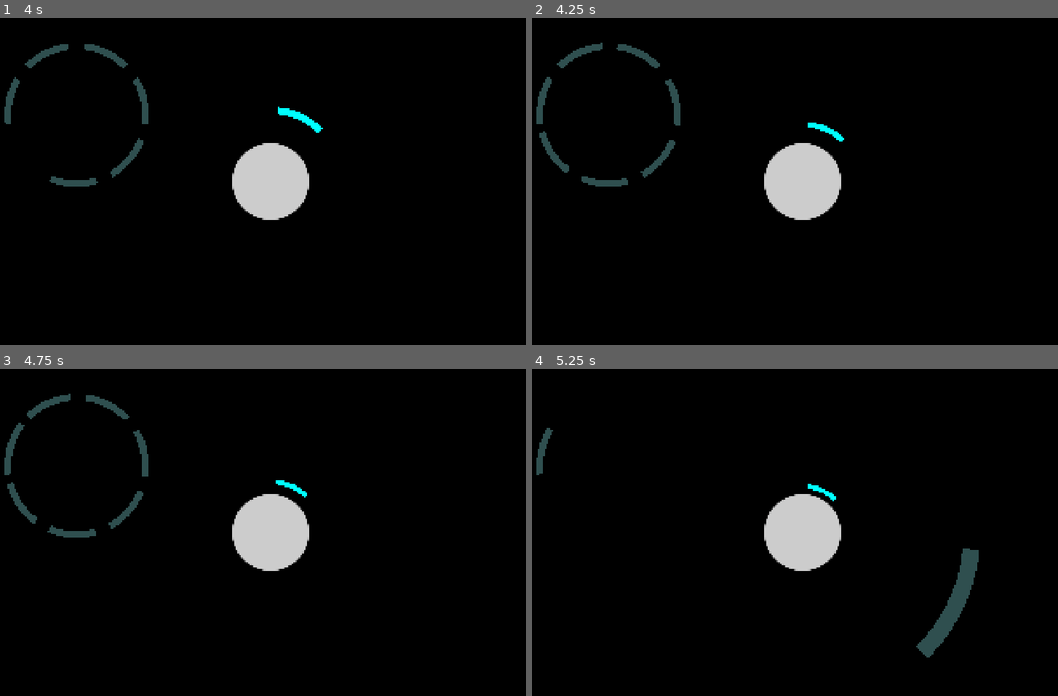
Above: before the commit, frames 1-4 (two rows, left to right).
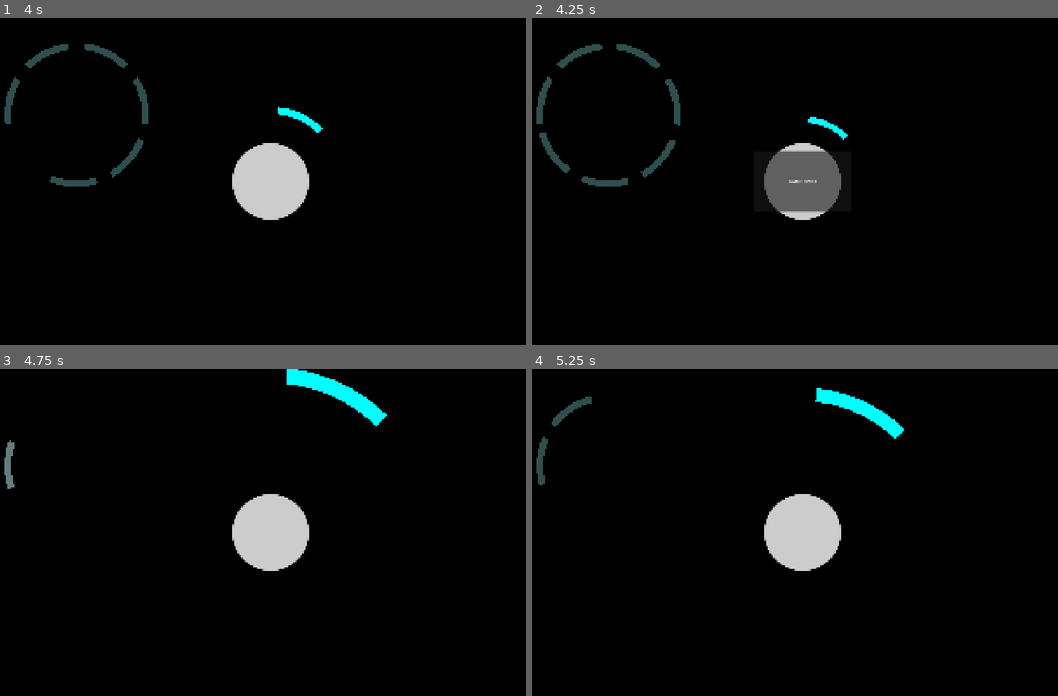
Above: after the commit, the same moments.

Repository: SceneTreeCoder/godot_pixelfrog
Game: Godot game, scene res://scenes/game.tscn
Two runs of this game, one before a commit and one after it. Both use one fixed random seed, a clock stepped at 60 frames per second and the inputs below.
Inputs:
- Up to frame 1 (4 s): hold Right (ui_right) 0.53-1.28 s; tap Space (action) at 0.6, 1.35, 2.1, 2.75, 2.85, 3.6 s; tap Enter at 1.25, 3.5 s; hold Down (ui_down) 1.28-2.03 s; hold Right (ui_right) 2.03-2.78 s; hold Up (ui_up) 2.78-3.53 s; hold Left (ui_left) from 3.53 s (still down)
- Up to frame 2 (4.25 s): keep holding Left (ui_left); tap Escape (escape, bound only after the commit) at 4.15 s
- Up to frame 3 (4.75 s): keep holding Left (ui_left); tap Space (action) at 4.35 s
- Up to frame 4 (5.25 s): release Left (ui_left) at 5.03 s; hold Down (ui_down) from 5.03 s (still down); tap Space (action) at 5.1 s

Frame 1 is identical in both runs. In frame 2, 2.7% of the frame differs, in the area x 2-61%, y 7-60%; in frame 3, 2.4%; in frame 4, 2.2%.

Commit message:
playback with shorter messages data file format

Diff:
--- a/project.godot
+++ b/project.godot
@@ -55,6 +55,11 @@
 "events": [Object(InputEventKey,"resource_local_to_scene":false,"resource_name":"","device":-1,"window_id":0,"alt_press …(191 unchanged characters)…
 ]
 }
+escape={
+"deadzone": 0.2,
+"events": [Object(InputEventKey,"resource_local_to_scene":false,"resource_name":"","device":-1,"window_id":0,"alt_pressed":false,"shift_pressed":false,"ctrl_pressed":false,"meta_pressed":false,"pressed":false,"keycode":0,"physical_keycode":4194305,"key_label":0,"unicode":0,"location":0,"echo":false,"script":null)
+]
+}
 
 [physics]
 
--- a/scripts/game.gd
+++ b/scripts/game.gd
@@ -98,7 +98,7 @@
 	seed(_seed)
 
 	if gi.start_t == 0:
-		gi.start_t = Time.get_unix_time_from_system()
+		gi.start_t = Time.get_ticks_usec()
 
 	gi.on_message.connect(_process_input)
 	var planet_instance = planet.instantiate()
@@ -212,6 +212,8 @@
 						move -= 1
 					"ui_up":
 						move -= 1
+					"escape":
+						show_game_over()
 					"action":
 						if GlobalState.is_game_over:
 							paused = false
--- a/scripts/input/game_input.gd
+++ b/scripts/input/game_input.gd
@@ -17,6 +17,7 @@
 var playback_queue:Array[Message]
 var start_t := 0
 var playback_start_t := 0
+var last_t :int = 0
 static var _instance:GameInput;
 static var instance:GameInput:
 	get:
@@ -40,7 +41,7 @@
 func record():
 	playback_queue.clear()
 	clear()
-	start_t = Time.get_unix_time_from_system()
+	start_t = Time.get_ticks_usec()
 	_input.queue_free()
 	_input = null
 	_input = PlayerInputProvider.new()
@@ -50,12 +51,21 @@
 	messages.clear()
 
 static func on_message_received(message:Message):
-	print (message)
-	instance.on_message.emit(message)
+
 	if instance.playback_queue.size() > 0:
+		print (message)
+		instance.on_message.emit(message)
 		return
-	message.timestamp = Time.get_unix_time_from_system()
-	instance.messages.append(message)
+	else:
+		var messages = instance.messages
+		if messages.size() == 0:
+			message.timestamp = Time.get_ticks_usec() - instance.start_t
+		else:
+			message.timestamp = Time.get_ticks_usec () - instance.last_t
+		instance.last_t = Time.get_ticks_usec()
+		print (message)
+		instance.on_message.emit(message)
+		instance.messages.append(message)
 
 
 static func _connect (cb:Callable):
--- a/scripts/input/message.gd
+++ b/scripts/input/message.gd
@@ -19,5 +19,6 @@
 		pass
 
 func _to_string() -> String:
-	var s := "%s:[%d] Type: %s, %s"
-	return s % [Time.get_time_string_from_unix_time(timestamp), seq_no, str(MessageType.keys()[type]), str(params)]
+	var s := "%d:[%d] Type: %s, %s"
+
+	return s % [timestamp, seq_no, str(MessageType.keys()[type]), str(params)]
--- a/scripts/input/player_input_provider.gd
+++ b/scripts/input/player_input_provider.gd
@@ -13,6 +13,7 @@
 		ui_up = "ui_left",
 		ui_down = "ui_right",
 		action = "action",
+		escape = "escape",
 	}
 	for k in inputMap.keys():
 		if event.is_action_pressed(k):
--- a/scripts/input/replay_input_provider.gd
+++ b/scripts/input/replay_input_provider.gd
@@ -9,13 +9,11 @@
 var idx = 0
 var timestamp:int = 0
 var last_timestamp = 0
-var last_message_timestamp = 0
 
 func _ready() -> void:
 	if GameInput.instance.playback_queue.size()>0:
 		t = GameInput.instance.playback_queue[0].timestamp
-		last_timestamp = Time.get_unix_time_from_system()
-		last_message_timestamp = GameInput.instance.playback_start_t
+		last_timestamp = Time.get_ticks_usec()
 
 func _process(delta: float) -> void:
 	if GameInput.instance.playback_queue.size()<=0:
@@ -24,19 +22,19 @@
 	var queue = gi.playback_queue
 	if idx >= queue.size():
 		return
-	var message :Message = queue[idx]
-	var timestamp = Time.get_unix_time_from_system()
+	var message:Message = queue[idx]
+	var timestamp = Time.get_ticks_usec()
 	var offsetLive:int = timestamp - last_timestamp
 
-	var offsetReplay:int = message.timestamp - last_message_timestamp
+	var offsetReplay:int = message.timestamp
 	if offsetLive >= offsetReplay:
 		if message:
 			GameInput.on_message_received(message)
 		idx += 1
-
 		if idx >= queue.size():
 			return
-		timestamp = Time.get_unix_time_from_system()
+		timestamp = Time.get_ticks_usec()
 		message = queue[idx]
 		offsetLive = timestamp - last_timestamp
-		offsetReplay = message.timestamp - last_message_timestamp
+		last_timestamp = timestamp
+		offsetReplay = message.timestamp
